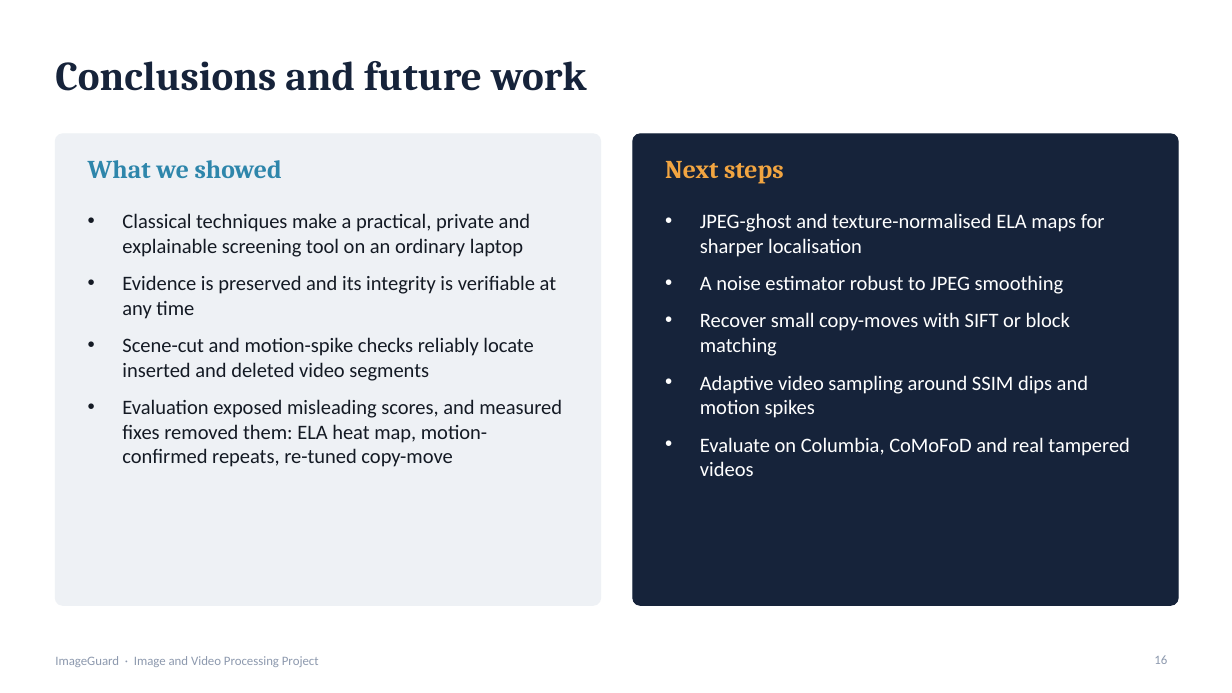
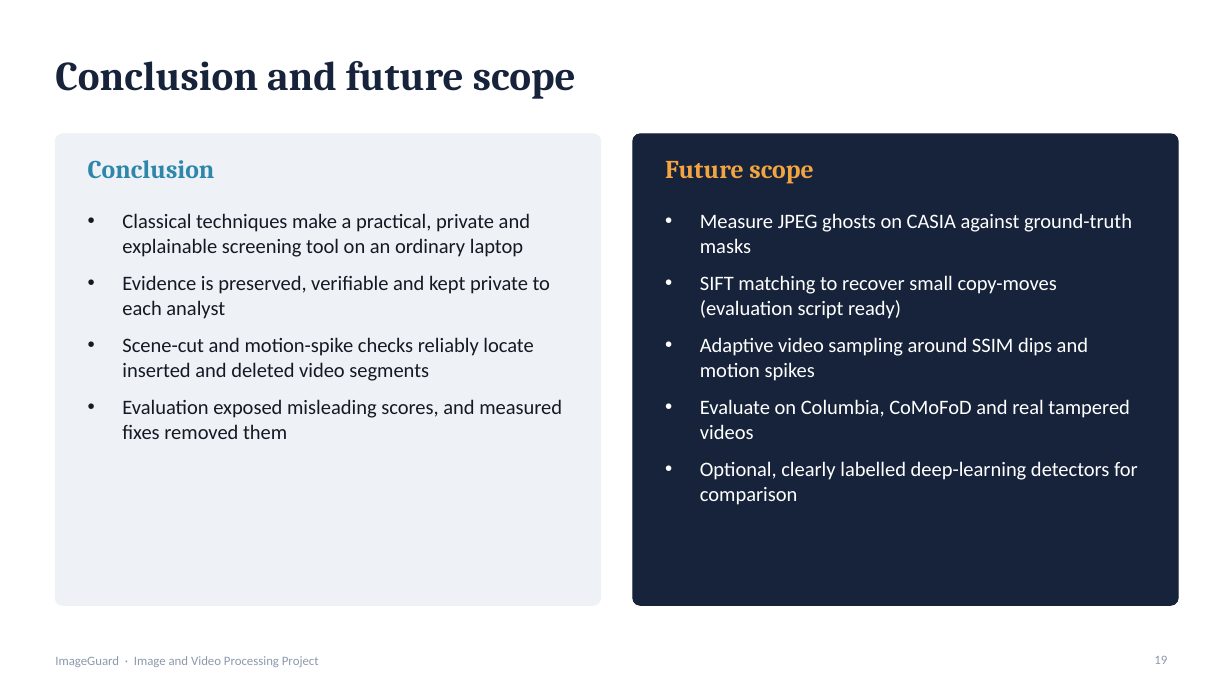
Before and after one commit to kankanaujia/ImageGuard-IVP-Project, a slide deck: slide 19 of documentation/ImageGuard_Presentation.pptx (slide 16 before the commit). Drawn at 1232x693 pixels with LibreOffice and Linux fonts; fonts in the diff are those of the drawing. Boxes give left, top, right and bottom in pixels: in the first picture for what was removed or moved away, otherwise in the second. Text is boxed around its words. In the diff, an @@ line names an element or a change of style, - is before the commit and + after.

```diff
--- a/documentation/ImageGuard_Presentation.pptx
+++ b/documentation/ImageGuard_Presentation.pptx
@@ title at <box>55,61,576,99</box>: text changed @@
-Conclusions and future work
+Conclusion and future scope
@@ text at <box>88,160,215,179</box>: text changed @@
-What we showed
+Conclusion
@@ text at <box>665,161,813,183</box>: text changed @@
-Next steps
+Future scope
@@ text at <box>700,213,1132,319</box>: text changed @@
-• JPEG-ghost and texture-normalised ELA maps for sharper localisation
-• A noise estimator robust to JPEG smoothing
-• Recover small copy-moves with SIFT or block matching
+• Measure JPEG ghosts on CASIA against ground-truth masks
+• SIFT matching to recover small copy-moves (evaluation script ready)
@@ text at <box>122,275,550,319</box>: text changed @@
-• Evidence is preserved and its integrity is verifiable at any time
+• Evidence is preserved, verifiable and kept private to each analyst
@@ text at <box>122,399,562,439</box>: text changed @@
-• Evaluation exposed misleading scores, and measured fixes removed them: ELA heat map, motion-confirmed repeats, re-tuned copy-move
+• Evaluation exposed misleading scores, and measured fixes removed them
@@ text at <box>700,461,1138,505</box>: paragraph added @@
+• Optional, clearly labelled deep-learning detectors for comparison
```
Also in this commit, not shown: 11 other slides changed, 6 slides added, 3 slides removed, 30 other files.
